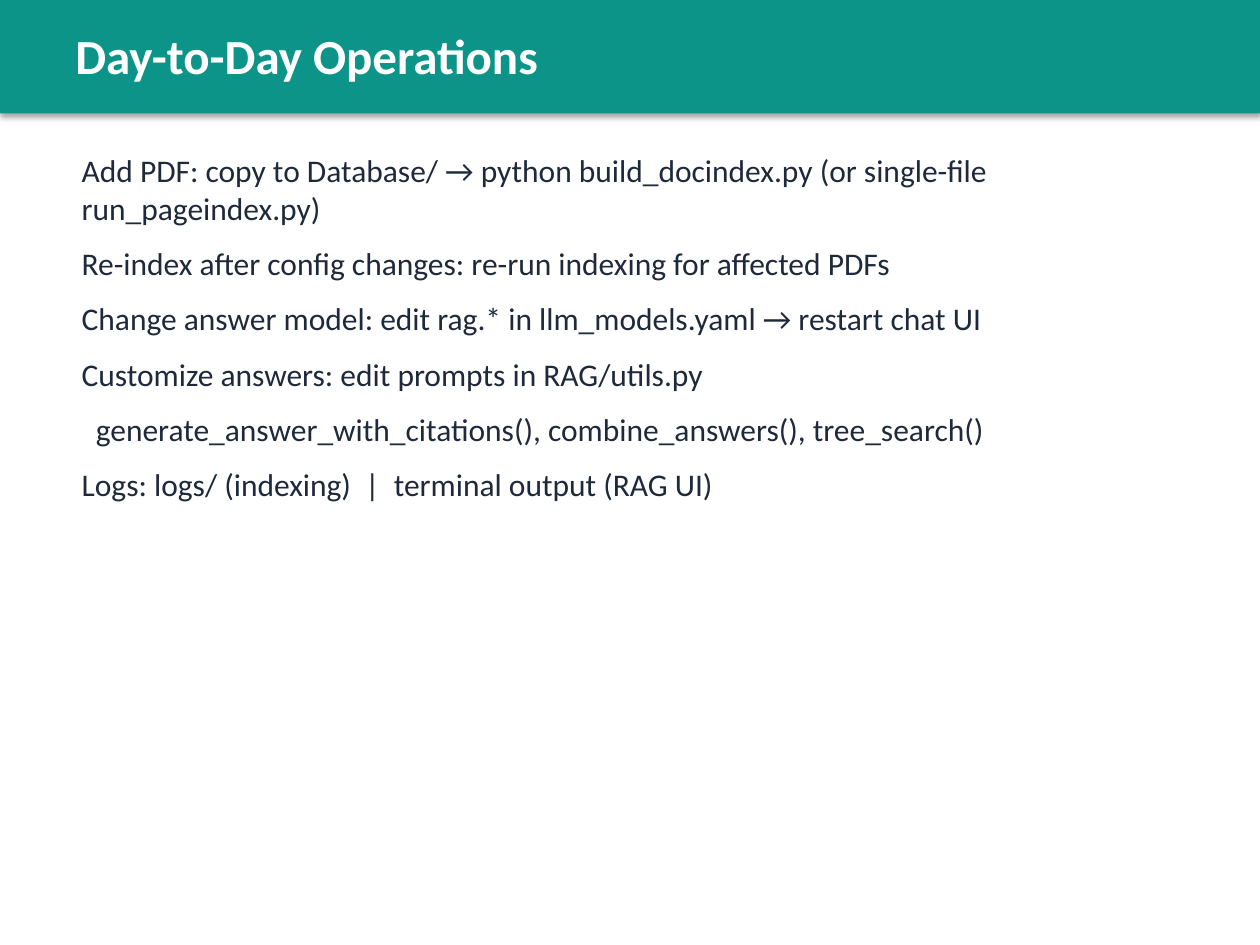
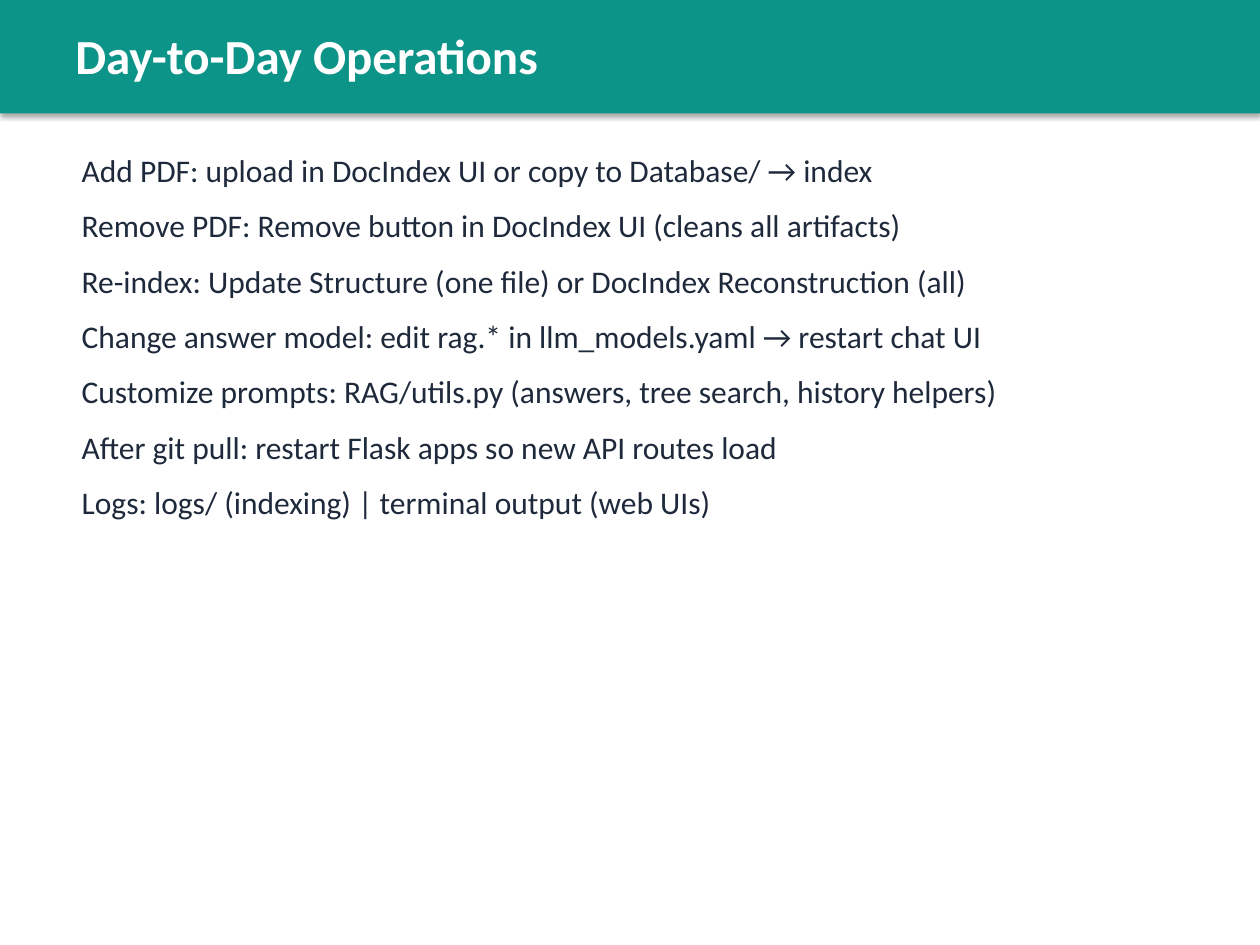
Before and after one commit to JackYuan18/RAG-PageIndex, a slide deck: slide 17 of docs/PageIndex_Handoff.pptx (slide 16 before the commit). Drawn at 1260x945 pixels with LibreOffice and Linux fonts; fonts in the diff are those of the drawing. Boxes give left, top, right and bottom in pixels: in the first picture for what was removed or moved away, otherwise in the second. Text is boxed around its words. In the diff, an @@ line names an element or a change of style, - is before the commit and + after.

```diff
--- a/docs/PageIndex_Handoff.pptx
+++ b/docs/PageIndex_Handoff.pptx
@@ text at [82, 160, 966, 298]: text changed @@
-Add PDF: copy to Database/ → python build_docindex.py (or single-file run_pageindex.py)
-Re-index after config changes: re-run indexing for affected PDFs
+Add PDF: upload in DocIndex UI or copy to Database/ → index
+Remove PDF: Remove button in DocIndex UI (cleans all artifacts)
+Re-index: Update Structure (one file) or DocIndex Reconstruction (all)
@@ text at [82, 380, 996, 520]: text changed @@
-Customize answers: edit prompts in RAG/utils.py
-generate_answer_with_citations(), combine_answers(), tree_search()
-Logs: logs/ (indexing) | terminal output (RAG UI)
+Customize prompts: RAG/utils.py (answers, tree search, history helpers)
+After git pull: restart Flask apps so new API routes load
+Logs: logs/ (indexing) | terminal output (web UIs)
```
Also in this commit, not shown: 4 other slides changed, 1 slide added, 7 other files.
